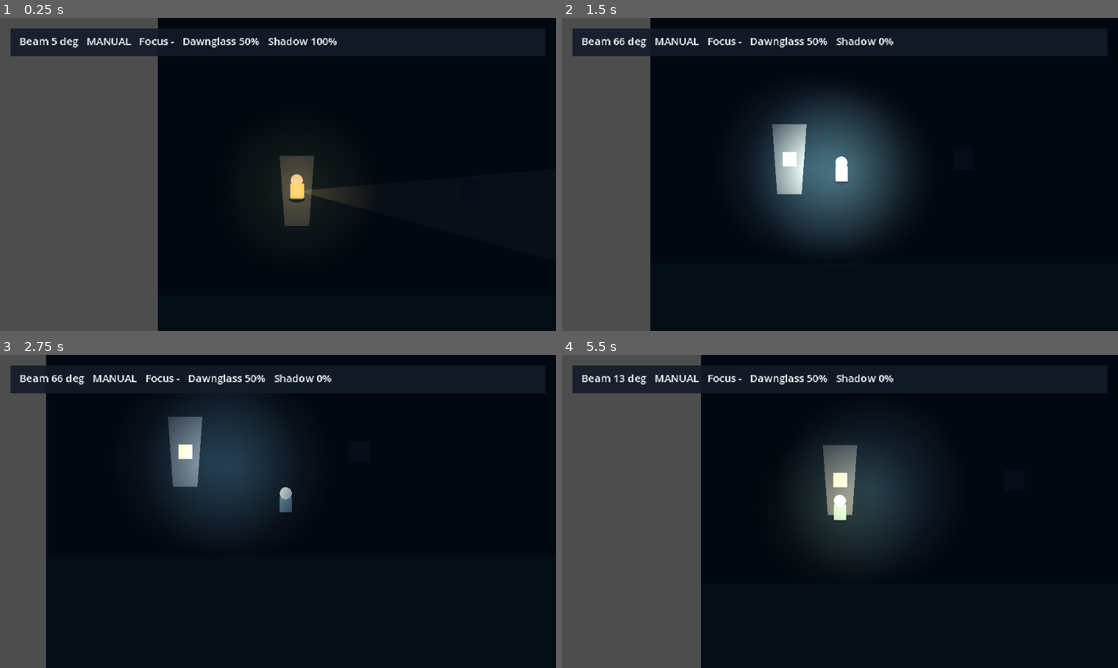
Above: before the commit, frames 1-4 (two rows, left to right).
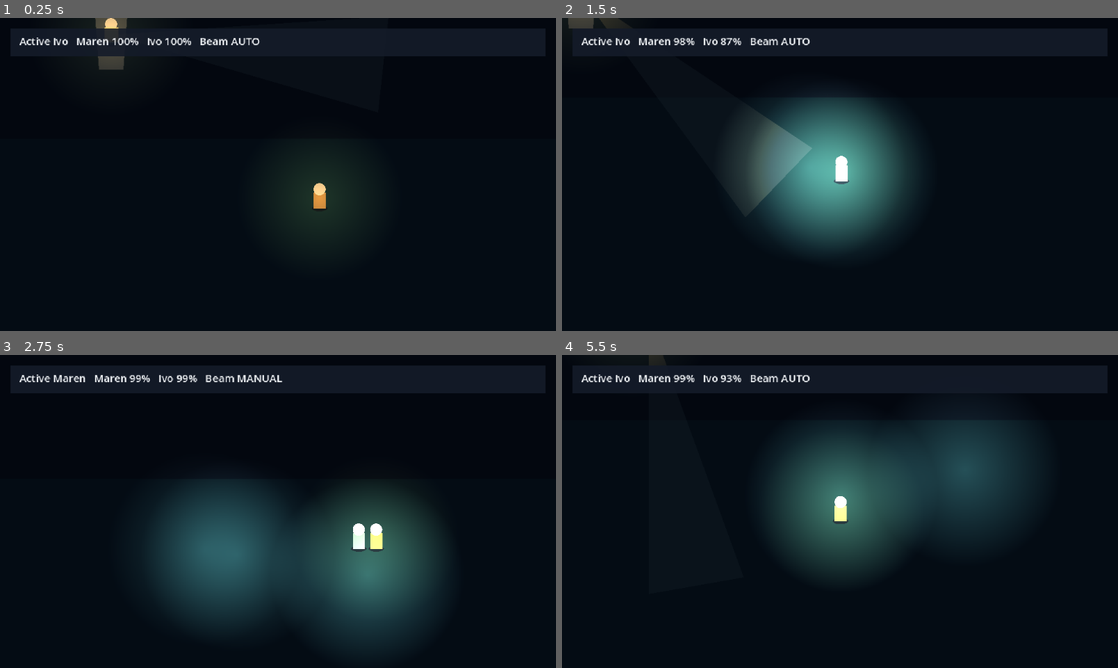
Above: after the commit, the same moments.

Repository: Chingkhei-lab/Dawnglass
Game: Godot game, scene res://scenes/debug/m6_switch.tscn
The game is run twice, just before and just after one commit, with the same random seed, the same clock (stepped at 60 frames per second) and the same inputs. Before the commit the project starts from res://scenes/debug/m5_beam.tscn.
Inputs (mouse positions are in pixels of both pictures, inside the frame that each line leads up to):
- Up to frame 1 (0.25 s): no input
- Up to frame 2 (1.5 s): move the mouse to (962, 158) at 0.52 s; hold D (move_right) 0.53-1.28 s; hold Shift (focus) 0.53-1.28 s; click (962, 158) at 0.67 s; tap Q (glint) at 0.8, 1.35 s; move the mouse to (728, 190) at 1.27 s; hold S (move_down) from 1.28 s (still down)
- Up to frame 3 (2.75 s): tap E (interact) at 1.55, 2.1 s; move the mouse to (333, 442) at 2.02 s; release S (move_down) at 2.03 s; hold D (move_right) from 2.03 s (still down); tap F (lantern) at 2.3 s
- Up to frame 4 (5.5 s): move the mouse to (812, 574) at 2.77 s; release D (move_right) at 2.78 s; hold W (move_up) 2.78-3.53 s; tap F (lantern) at 2.85 s; click (812, 574) at 2.92 s; tap Tab (switch_keeper, bound only after the commit) at 3.05, 3.6 s; move the mouse to (1006, 558) at 3.52 s; hold Shift (focus) 3.53-4.28 s; hold A (move_left) 3.53-5.03 s; move the mouse to (673, 464) at 4.27 s; tap Shift (focus) at 4.35 s; tap Q (glint) at 4.55, 5.1 s; move the mouse to (867, 511) at 5.02 s; hold S (move_down) from 5.03 s (still down); click (867, 511) at 5.17 s; tap E (interact) at 5.3 s

The runs differ from the first frame. In frame 1, 28% of the frame differs, in the area x 0-61%, y 0-100%; in frame 2, 25%; in frame 3, 33%; in frame 4, 39%, in the area x 0-85%, y 0-100%.

Commit message:
M6: second keeper, one-button switch and job continuity

Diff:
--- a/project.godot
+++ b/project.godot
@@ -11,7 +11,7 @@
 [application]
 
 config/name="Dawnglass"
-run/main_scene="res://scenes/debug/m5_beam.tscn"
+run/main_scene="res://scenes/debug/m6_switch.tscn"
 config/features=PackedStringArray("4.7", "Forward Plus")
 config/icon="res://icon.svg"
 
--- /dev/null
+++ b/scenes/debug/m6_switch.tscn
@@ -0,0 +1,86 @@
+[gd_scene load_steps=11 format=3]
+
+[ext_resource type="Script" path="res://scripts/debug/m6_test.gd" id="1_test"]
+[ext_resource type="PackedScene" path="res://scenes/keepers/maren.tscn" id="2_maren"]
+[ext_resource type="PackedScene" path="res://scenes/keepers/ivo.tscn" id="3_ivo"]
+[ext_resource type="Script" path="res://scripts/lights/beam.gd" id="4_beam"]
+[ext_resource type="Script" path="res://scripts/keepers/keeper_switch.gd" id="5_switch"]
+[ext_resource type="Script" path="res://scripts/world/follow_camera.gd" id="6_camera"]
+[ext_resource type="Script" path="res://scripts/world/day_night_tint.gd" id="7_tint"]
+[ext_resource type="Script" path="res://scripts/ui/switch_readout.gd" id="8_readout"]
+
+[sub_resource type="CircleShape2D" id="LampShape"]
+radius = 24.0
+
+[node name="M6SwitchDebug" type="Node2D"]
+y_sort_enabled = true
+script = ExtResource("1_test")
+
+[node name="Background" type="Polygon2D" parent="."]
+z_index = -10
+polygon = PackedVector2Array(0, 0, 1024, 0, 1024, 640, 0, 640)
+color = Color(0.086, 0.145, 0.2, 1)
+
+[node name="Ground" type="Polygon2D" parent="."]
+z_index = -9
+polygon = PackedVector2Array(0, 320, 1024, 320, 1024, 640, 0, 640)
+color = Color(0.106, 0.231, 0.267, 1)
+
+[node name="Lighthouse" type="Node2D" parent="."]
+position = Vector2(160, 200)
+
+[node name="Tower" type="Polygon2D" parent="Lighthouse"]
+polygon = PackedVector2Array(-20, -40, 20, -40, 14, 40, -14, 40)
+color = Color(0.322, 0.376, 0.443, 1)
+
+[node name="Lens" type="Polygon2D" parent="Lighthouse"]
+z_index = 1
+polygon = PackedVector2Array(-8, -8, 8, -8, 8, 8, -8, 8)
+color = Color(1, 0.95, 0.75, 1)
+
+[node name="LampRoom" type="Area2D" parent="Lighthouse"]
+collision_layer = 0
+collision_mask = 1
+
+[node name="Shape" type="CollisionShape2D" parent="Lighthouse/LampRoom"]
+shape = SubResource("LampShape")
+
+[node name="Beam" type="Node2D" parent="Lighthouse"]
+script = ExtResource("4_beam")
+lamp_room_path = NodePath("../LampRoom")
+
+[node name="Maren" parent="." instance=ExtResource("2_maren")]
+position = Vector2(160, 210)
+
+[node name="Ivo" parent="." instance=ExtResource("3_ivo")]
+position = Vector2(400, 400)
+
+[node name="Camera2D" type="Camera2D" parent="."]
+script = ExtResource("6_camera")
+target_path = NodePath("../Maren")
+
+[node name="KeeperSwitch" type="Node" parent="."]
+script = ExtResource("5_switch")
+camera_path = NodePath("../Camera2D")
+keeper_paths = Array[NodePath]([NodePath("../Maren"), NodePath("../Ivo")])
+
+[node name="Tint" type="CanvasModulate" parent="."]
+script = ExtResource("7_tint")
+
+[node name="UI" type="CanvasLayer" parent="."]
+
+[node name="Panel" type="ColorRect" parent="UI"]
+offset_left = 12.0
+offset_top = 12.0
+offset_right = 628.0
+offset_bottom = 44.0
+color = Color(0.078, 0.106, 0.161, 0.9)
+
+[node name="Readout" type="Label" parent="UI/Panel"]
+offset_left = 10.0
+offset_top = 6.0
+offset_right = 606.0
+offset_bottom = 26.0
+theme_override_colors/font_color = Color(0.957, 0.969, 0.98, 1)
+theme_override_font_sizes/font_size = 12
+script = ExtResource("8_readout")
--- /dev/null
+++ b/scenes/keepers/ivo.tscn
@@ -0,0 +1,47 @@
+[gd_scene load_steps=7 format=3]
+
+[ext_resource type="Script" path="res://scripts/keepers/keeper_controller.gd" id="1_keeper"]
+[ext_resource type="Script" path="res://scripts/components/shadow_component.gd" id="2_shadow"]
+
+[sub_resource type="RectangleShape2D" id="KeeperShape"]
+size = Vector2(14, 16)
+
+[sub_resource type="CircleShape2D" id="ProbeShape"]
+radius = 28.0
+
+[sub_resource type="Gradient" id="LanternGradient"]
+colors = PackedColorArray(1, 1, 1, 1, 1, 1, 1, 0)
+
+[sub_resource type="GradientTexture2D" id="LanternTexture"]
+gradient = SubResource("LanternGradient")
+width = 256
+height = 256
+fill = 1
+fill_from = Vector2(0.5, 0.5)
+fill_to = Vector2(1, 0.5)
+
+[node name="Ivo" type="CharacterBody2D"]
+script = ExtResource("1_keeper")
+body_color = Color(0.788, 0.651, 0.42, 1)
+
+[node name="CollisionShape2D" type="CollisionShape2D" parent="."]
+position = Vector2(0, -8)
+shape = SubResource("KeeperShape")
+
+[node name="InteractionProbe" type="Area2D" parent="."]
+
+[node name="CollisionShape2D" type="CollisionShape2D" parent="InteractionProbe"]
+position = Vector2(0, -8)
+shape = SubResource("ProbeShape")
+
+[node name="ShadowComponent" type="Node" parent="."]
+script = ExtResource("2_shadow")
+
+[node name="Lantern" type="PointLight2D" parent="."]
+position = Vector2(0, -12)
+texture = SubResource("LanternTexture")
+texture_scale = 0.75
+color = Color(1, 0.721, 0.302, 1)
+energy = 1.0
+shadow_enabled = true
+shadow_filter = 1
--- /dev/null
+++ b/scripts/debug/m6_test.gd
@@ -0,0 +1,251 @@
+extends Node2D
+
+const RUNTIME_FRAMES := 10800
+const STEP_TIMEOUT := 3000
+const WALKER_SCENE := preload("res://scenes/creatures/walker.tscn")
+const BURST_SCENE := preload("res://scenes/lights/glint_burst.tscn")
+
+var failures := 0
+var testing := true
+var step := 0
+var step_frame := 0
+var runtime_left := RUNTIME_FRAMES
+var runtime_frame := 0
+
+var maren: Node
+var ivo: Node
+var switcher: Node
+var camera: Camera2D
+var beam: Node
+var readout: Label
+var maren_shadow: Node
+var ivo_shadow: Node
+
+var beam_angle_start := 0.0
+var sweep_moved := false
+var camera_start := 0.0
+var ivo_start_x := 0.0
+var ivo_guard := Vector2.ZERO
+var maren_start_x := 0.0
+var spawn_index := 0
+
+func _ready() -> void:
+	Clock.time_scale = 0.0
+	Clock.phase = Clock.PHASE_NIGHT
+	Clock.phase_elapsed = 0.0
+	Clock.dawnglass_charge = 0.5
+	maren = $Maren
+	ivo = $Ivo
+	switcher = $KeeperSwitch
+	camera = $Camera2D
+	beam = $Lighthouse/Beam
+	readout = $UI/Panel/Readout
+	maren_shadow = maren.get_node("ShadowComponent")
+	ivo_shadow = ivo.get_node("ShadowComponent")
+	camera.global_position = maren.global_position
+	print("M6 TEST START")
+
+func _physics_process(_delta: float) -> void:
+	if not testing:
+		_runtime_tick()
+		return
+	step_frame += 1
+	if step_frame > STEP_TIMEOUT:
+		_expect(false, "", "FAIL M6 step %d timed out" % step)
+		_finish()
+		return
+	match step:
+		0: _structure_step()
+		1: _switch_step()
+		2: _mid_movement_step()
+		3: _shadow_step()
+		4: _lamp_room_step()
+		5: _readout_step()
+		6: _finish_step()
+
+func _structure_step() -> void:
+	if step_frame < 3:
+		return
+	_expect(get_tree().get_nodes_in_group("keepers").size() == 2,
+		"PASS M6 two keepers are registered", "FAIL M6 keeper count is %d" % get_tree().get_nodes_in_group("keepers").size())
+	_expect(maren.controlled and not ivo.controlled,
+		"PASS M6 Maren starts controlled", "FAIL M6 wrong keeper starts controlled")
+	_expect(switcher.active_keeper() == maren and camera.target_override == maren,
+		"PASS M6 camera follows the active keeper", "FAIL M6 camera target is wrong")
+	_expect(beam.operator == maren and beam.manual_control,
+		"PASS M6 controlled keeper in the lamp room drives the beam",
+		"FAIL M6 beam staffing is wrong")
+	_expect(InputMap.has_action("switch_keeper"),
+		"PASS M6 switch action is registered", "FAIL M6 switch action missing")
+	_advance(1)
+
+func _switch_step() -> void:
+	if step_frame == 1:
+		camera_start = camera.global_position.distance_to(ivo.global_position)
+		switcher.switch_next()
+		beam_angle_start = beam.angle
+		sweep_moved = false
+		return
+	if step_frame == 2:
+		_expect(not maren.controlled and ivo.controlled,
+			"PASS M6 one button switches control", "FAIL M6 control did not switch")
+		_expect(switcher.active_keeper() == ivo and camera.target_override == ivo,
+			"PASS M6 camera retargets to the new keeper", "FAIL M6 camera did not retarget")
+		_expect(beam.operator == maren and not beam.manual_control,
+			"PASS M6 keeper left in the lamp room switches the beam to auto",
+			"FAIL M6 beam did not enter auto mode")
+	if absf(beam.angular_velocity) > 0.1:
+		sweep_moved = true
+	if step_frame == 90:
+		var swept := absf(rad_to_deg(beam.angle - beam_angle_start))
+		_expect(sweep_moved and swept > 2.0,
+			"PASS M6 left keeper keeps sweeping (%.1f deg)" % swept,
+			"FAIL M6 beam did not sweep (%.2f deg)" % swept)
+		var distance := camera.global_position.distance_to(ivo.global_position)
+		_expect(distance < 3.0 and distance < camera_start,
+			"PASS M6 camera glides to the new keeper (%.1f -> %.1f px)" % [camera_start, distance],
+			"FAIL M6 camera at %.1f px from the new keeper" % distance)
+		_expect(maren.position.distance_to(Vector2(160, 210)) < 0.5,
+			"PASS M6 left keeper stays put while uncontrolled",
+			"FAIL M6 left keeper drifted")
+		_advance(2)
+
+func _mid_movement_step() -> void:
+	if step_frame == 1:
+		Input.action_press("move_right")
+		ivo_start_x = ivo.position.x
+	elif step_frame == 31:
+		var moved: float = ivo.position.x - ivo_start_x
+		_expect(moved > 20.0,
+			"PASS M6 controlled keeper moves (%.1f px)" % moved, "FAIL M6 keeper moved %.1f px" % moved)
+		ivo_guard = ivo.position
+		switcher.switch_next()
+		maren_start_x = maren.position.x
+	elif step_frame == 61:
+		_expect(ivo.position.distance_to(ivo_guard) < 0.5,
+			"PASS M6 switching mid-movement stops the old keeper",
+			"FAIL M6 old keeper kept moving %.1f px" % ivo.position.distance_to(ivo_guard))
+		_expect(maren.position.x - maren_start_x > 20.0,
+			"PASS M6 new keeper takes over mid-movement",
+			"FAIL M6 new keeper did not move")
+		_expect(maren.controlled,
+			"PASS M6 control moved to Maren", "FAIL M6 control is not on Maren")
+		Input.action_release("move_right")
+		_advance(3)
+
+func _shadow_step() -> void:
+	if step_frame == 1:
+		maren.position = Vector2(600, 400)
+		ivo.position = Vector2(620, 400)
+		maren_shadow.value = 1.0
+		ivo_shadow.value = 1.0
+		_spawn_burst(Vector2(610, 430), 3.0)
+		return
+	if step_frame == 121:
+		_expect(absf(float(maren_shadow.value) - 0.9) < 0.03,
+			"PASS M6 controlled keeper shadow updates (%.2f)" % maren_shadow.value,
+			"FAIL M6 controlled shadow %.2f, expected 0.90" % maren_shadow.value)
+		_expect(absf(float(ivo_shadow.value) - 0.9) < 0.03,
+			"PASS M6 uncontrolled keeper shadow updates (%.2f)" % ivo_shadow.value,
+			"FAIL M6 uncontrolled shadow %.2f, expected 0.90" % ivo_shadow.value)
+		_clear_bursts()
+		maren_shadow.value = 1.0
+		ivo_shadow.value = 1.0
+		_advance(4)
+
+func _lamp_room_step() -> void:
+	if step_frame == 1:
+		maren.position = Vector2(160, 210)
+		ivo.position = Vector2(400, 400)
+	elif step_frame == 5:
+		switcher.switch_next()
+	elif step_frame == 10:
+		ivo_guard = ivo.position
+		switcher.switch_next()
+	elif step_frame == 15:
+		_expect(maren.controlled and not ivo.controlled,
+			"PASS M6 switching while in the lamp room works", "FAIL M6 lamp-room switch failed")
+		_expect(beam.operator == maren and beam.manual_control,
+			"PASS M6 controlled lamp-room keeper returns to manual aim",
+			"FAIL M6 beam stayed in auto mode")
+		_expect(camera.target_override == maren,
+			"PASS M6 camera returns to the lamp-room keeper", "FAIL M6 camera target is wrong")
+		_expect(ivo.position.distance_to(ivo_guard) < 0.5,
+			"PASS M6 street keeper keeps guarding", "FAIL M6 street keeper moved")
+		_advance(5)
+
+func _readout_step() -> void:
+	if step_frame < 3:
+		return
+	_expect(readout.text.contains("Active") and readout.text.contains("Maren") and readout.text.contains("Ivo"),
+		"PASS M6 readout shows active keeper and both shadows", "FAIL M6 readout: %s" % readout.text)
+	_advance(6)
+
+func _finish_step() -> void:
+	if step_frame < 2:
+		return
+	_finish()
+
+func _finish() -> void:
+	testing = false
+	if failures == 0:
+		print("M6 TESTS PASS")
+	else:
+		print("M6 TESTS FAIL (%d failures)" % failures)
+	if (OS.get_cmdline_args() + OS.get_cmdline_user_args()).has("--fast"):
+		get_tree().quit(failures)
+		return
+	print("M6 RUNTIME CHECK START")
+	switcher.switch_next()
+	Clock.dawnglass_charge = 1.0
+	maren_shadow.value = 1.0
+	ivo_shadow.value = 1.0
+
+func _runtime_tick() -> void:
+	runtime_left -= 1
+	runtime_frame += 1
+	if runtime_frame % 120 == 0 and _creature_count() < 8:
+		var sector := 30.0 + float((spawn_index * 37) % 120)
+		spawn_index += 1
+		var offset := Vector2.RIGHT.rotated(deg_to_rad(sector)) * 240.0
+		_spawn(WALKER_SCENE, beam.global_position + offset)
+	if runtime_left <= 0:
+		print("M6 RUNTIME CHECK COMPLETE")
+		get_tree().quit(failures)
+
+func _spawn(scene: PackedScene, at: Vector2) -> Node2D:
+	var creature := scene.instantiate()
+	add_child(creature)
+	creature.global_position = at
+	return creature
+
+func _spawn_burst(at: Vector2, duration: float) -> Node2D:
+	var burst := BURST_SCENE.instantiate()
+	add_child(burst)
+	burst.global_position = at
+	burst.configure(
+		float(Data.require_value("lighting.glint_radius")),
+		duration,
+		int(Data.require_value("lighting.obstacle_layer"))
+	)
+	return burst
+
+func _clear_bursts() -> void:
+	for field in get_tree().get_nodes_in_group("daylight_fields"):
+		if field == beam:
+			continue
+		field.queue_free()
+
+func _creature_count() -> int:
+	return get_tree().get_nodes_in_group("creatures").size()
+
+func _advance(next_step: int) -> void:
+	step = next_step
+	step_frame = 0
+
+func _expect(condition: bool, pass_text: String, fail_text: String) -> void:
+	if condition:
+		print(pass_text)
+	else:
+		print(fail_text)
+		failures += 1
--- a/scripts/keepers/keeper_controller.gd
+++ b/scripts/keepers/keeper_controller.gd
@@ -26,16 +26,19 @@
 ]
 
 @export var speed_path := "movement.keeper_speed"
+@export var body_color := Color("#7CA5B8")
 @onready var interaction_probe: Area2D = $InteractionProbe
 
 var glint_charges := 0
 var taken := false
+var controlled := true
 var _shadow: Node = null
 var _lantern: PointLight2D = null
 var _elapsed := 0.0
 
 func _ready() -> void:
 	add_to_group("persons")
+	add_to_group("keepers")
 	_bind_input()
 	_shadow = get_node_or_null("ShadowComponent")
 	_lantern = get_node_or_null("Lantern") as PointLight2D
@@ -47,15 +50,18 @@
 		queue_redraw()
 		return
 	_elapsed += delta
-	var direction := Input.get_vector("move_left", "move_right", "move_up", "move_down")
-	velocity = direction * float(Data.require_value(speed_path))
-	move_and_slide()
-	if Input.is_action_just_pressed("interact"):
-		try_interact()
-	if Input.is_action_just_pressed("lantern"):
-		set_lantern(not is_lantern_on())
-	if Input.is_action_just_pressed("glint"):
-		fire_glint()
+	if controlled:
+		var direction := Input.get_vector("move_left", "move_right", "move_up", "move_down")
+		velocity = direction * float(Data.require_value(speed_path))
+		move_and_slide()
+		if Input.is_action_just_pressed("interact"):
+			try_interact()
+		if Input.is_action_just_pressed("lantern"):
+			set_lantern(not is_lantern_on())
+		if Input.is_action_just_pressed("glint"):
+			fire_glint()
+	else:
+		velocity = Vector2.ZERO
 	_update_shadow(delta)
 	queue_redraw()
 
@@ -198,7 +204,7 @@
 		_ellipse(lean, Vector2(9.0 + lean.length() * 0.25, 3.5)),
 		Color(0.078, 0.106, 0.161, shadow_alpha)
 	)
-	draw_rect(Rect2(-7, -18, 14, 18), Color("#7CA5B8"))
+	draw_rect(Rect2(-7, -18, 14, 18), body_color)
 	draw_circle(Vector2(0, -22), 7.0, Color("#F4F7FA"))
 
 func _ellipse(center: Vector2, radii: Vector2) -> PackedVector2Array:
--- /dev/null
+++ b/scripts/keepers/keeper_switch.gd
@@ -0,0 +1,66 @@
+extends Node
+
+const KEY_CODE := KEY_TAB
+const PAD_BUTTON := JOY_BUTTON_Y
+
+@export var camera_path: NodePath = ^"../Camera2D"
+@export var keeper_paths: Array[NodePath] = []
+
+var _index := 0
+
+func _ready() -> void:
+	_bind_switch()
+	var keepers := _keepers()
+	for index in range(keepers.size()):
+		keepers[index].controlled = index == _index
+	if not keepers.is_empty():
+		_focus(keepers[_index])
+
+func _physics_process(_delta: float) -> void:
+	if Input.is_action_just_pressed("switch_keeper"):
+		switch_next()
+
+func switch_next() -> void:
+	var keepers := _keepers()
+	if keepers.size() < 2:
+		return
+	keepers[_index].controlled = false
+	keepers[_index].velocity = Vector2.ZERO
+	_index = (_index + 1) % keepers.size()
+	keepers[_index].controlled = true
+	_focus(keepers[_index])
+
+func active_keeper() -> Node:
+	var keepers := _keepers()
+	if keepers.is_empty():
+		return null
+	return keepers[_index]
+
+func _focus(keeper: Node) -> void:
+	var camera := get_node_or_null(camera_path)
+	if camera != null and camera.has_method("set_target"):
+		camera.set_target(keeper)
+
+func _keepers() -> Array:
+	var result := []
+	for path in keeper_paths:
+		var keeper := get_node_or_null(path)
+		if keeper != null:
+			result.append(keeper)
+	return result
+
+func _bind_switch() -> void:
+	if not InputMap.has_action("switch_keeper"):
+		InputMap.add_action("switch_keeper")
+	var key := InputEventKey.new()
+	key.physical_keycode = KEY_CODE
+	_add_event_once("switch_keeper", key)
+	var button := InputEventJoypadButton.new()
+	button.button_index = PAD_BUTTON
+	_add_event_once("switch_keeper", button)
+
+func _add_event_once(action: String, event: InputEvent) -> void:
+	for existing in InputMap.action_get_events(action):
+		if existing.as_text() == event.as_text():
+			return
+	InputMap.action_add_event(action, event)
--- a/scripts/lights/beam.gd
+++ b/scripts/lights/beam.gd
@@ -16,6 +16,8 @@
 var _sweep_to_max := true
 var _pause_left := 0.0
 var _lamp_room: Area2D = null
+var _last_operator: Node = null
+var _last_controlled := true
 
 func _ready() -> void:
 	add_to_group("daylight_fields")
@@ -24,6 +26,7 @@
 
 func _physics_process(delta: float) -> void:
 	_refresh_operator()
+	_sync_operator_control()
 	if input_enabled:
 		focused = Input.is_action_pressed("focus")
 	if not is_beam_on():
@@ -151,6 +154,14 @@
 			operator = body
 			return
 
+func _sync_operator_control() -> void:
+	if operator == null:
+		return
+	if operator != _last_operator or operator.controlled != _last_controlled:
+		_last_operator = operator
+		_last_controlled = operator.controlled
+		manual_control = operator.controlled
+
 func _bind_focus() -> void:
 	if not InputMap.has_action("focus"):
 		InputMap.add_action("focus")
--- /dev/null
+++ b/scripts/ui/switch_readout.gd
@@ -0,0 +1,25 @@
+extends Label
+
+func _physics_process(_delta: float) -> void:
+	var switcher := get_node_or_null("../../../KeeperSwitch")
+	if switcher == null:
+		return
+	var active: Node = switcher.active_keeper()
+	text = "Active %s   Maren %d%%   Ivo %d%%   Beam %s" % [
+		active.name if active != null else "-",
+		_shadow_percent(get_node_or_null("../../../Maren")),
+		_shadow_percent(get_node_or_null("../../../Ivo")),
+		_beam_mode(),
+	]
+
+func _shadow_percent(keeper: Node) -> int:
+	if keeper == null:
+		return 0
+	var shadow: Node = keeper.get_node_or_null("ShadowComponent")
+	return int(round(float(shadow.value) * 100.0)) if shadow != null else 0
+
+func _beam_mode() -> String:
+	var beam := get_node_or_null("../../../Lighthouse/Beam")
+	if beam == null:
+		return "-"
+	return "AUTO" if (beam.operator != null and not beam.manual_control) else "MANUAL"
--- a/scripts/world/follow_camera.gd
+++ b/scripts/world/follow_camera.gd
@@ -3,8 +3,13 @@
 @export var target_path: NodePath = ^"../Keeper"
 @export var follow_speed_path := "camera.follow_speed"
 
+var target_override: Node2D = null
+
+func set_target(value: Node2D) -> void:
+	target_override = value
+
 func _physics_process(delta: float) -> void:
-	var target := get_node_or_null(target_path)
+	var target := target_override if is_instance_valid(target_override) else get_node_or_null(target_path)
 	if target == null:
 		return
 	var speed := float(Data.require_value(follow_speed_path))
Not shown, changed: docs/PROGRESS.md
